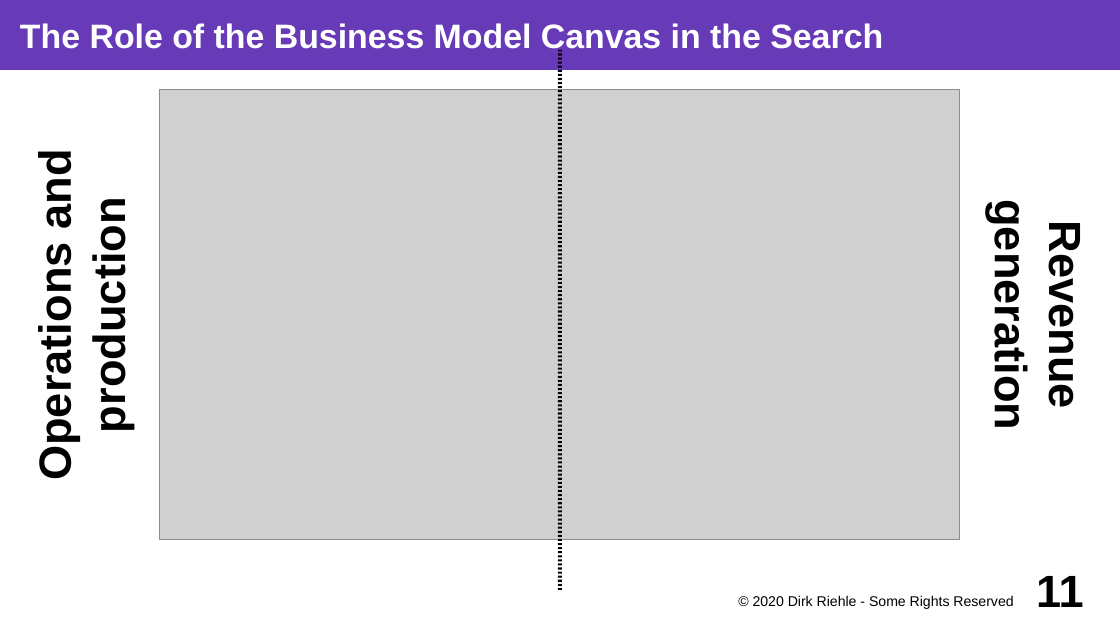
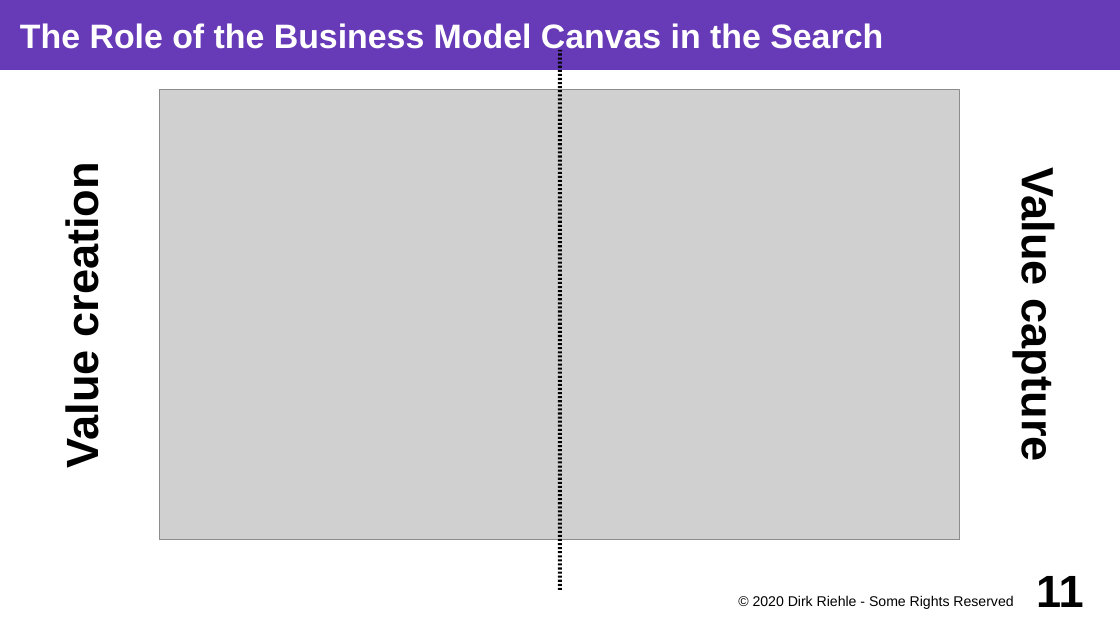
Before and after one commit to dirkriehle/coss-course, a slide deck: slide 11 of Lecture slides/COSS D01 - Software Startups.odp. Drawn at 1120x630 pixels with LibreOffice and Linux fonts; fonts in the diff are those of the drawing; grey boxes stand for pictures. Boxes give left, top, right and bottom in pixels: in the first picture for what was removed or moved away, otherwise in the second. Text is boxed around its words. In the diff, an @@ line names an element or a change of style, - is before the commit and + after.

Commit message:
Fixed residuals from change to value capture/creation

```diff
--- a/Lecture slides/COSS D01 - Software Startups.odp
+++ b/Lecture slides/COSS D01 - Software Startups.odp
@@ text at (x1=57, y1=179, x2=107, y2=465): text changed @@
-Operations and
-production
+Value creation
@@ text at (x1=1012, y1=179, x2=1062, y2=457): text changed @@
-Revenue
-generation
+Value capture
```
Also in this commit, not shown: 5 other slides changed, 5 other files.
